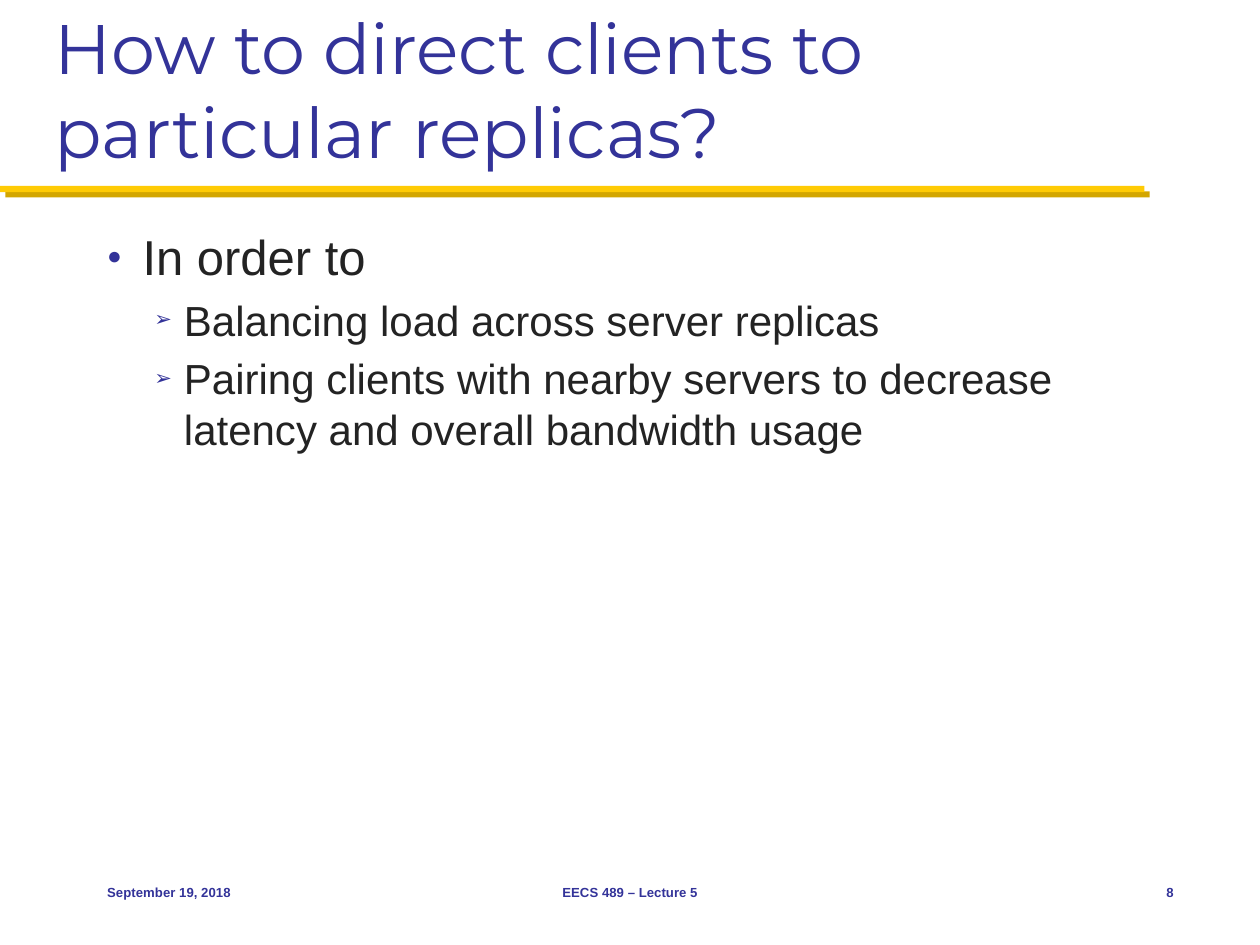
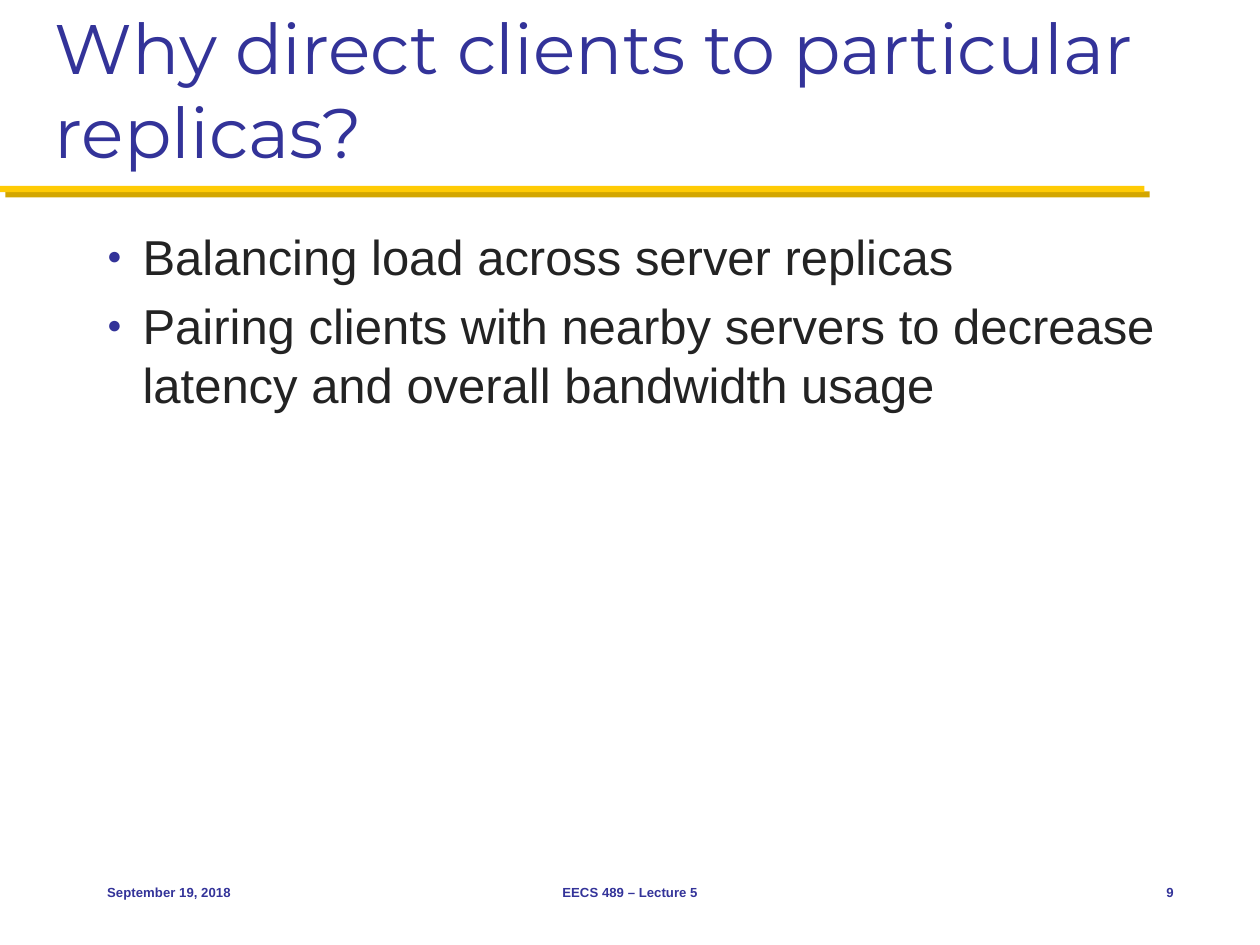
Before and after one commit to mosharaf/eecs489, a slide deck: slide 9 of Slides/091918.pptx (slide 8 before the commit). Drawn at 1260x945 pixels with LibreOffice and Linux fonts; fonts in the diff are those of the drawing. Boxes give left, top, right and bottom in pixels: in the first picture for what was removed or moved away, otherwise in the second. Text is boxed around its words. In the diff, an @@ line names an element or a change of style, - is before the commit and + after.

```diff
--- a/Slides/091918.pptx
+++ b/Slides/091918.pptx
@@ title at [55, 22, 1132, 172]: text changed @@
-How to direct clients to particular replicas?
+Why direct clients to particular replicas?
@@ text "Balancing load across server replicas" at [143, 239, 1154, 413]: size 24 to 28 pt; bullet ➢ to ●; list level 2 to 1 in "Balancing load across server replicas"; list level 2 to 1 in "Pairing clients with nearby servers ..." @@
@@ text at [143, 239, 366, 276]: paragraph removed @@
-● In order to
```
Also in this commit, not shown: 4 other slides changed, 1 slide added, 3 slides removed.
